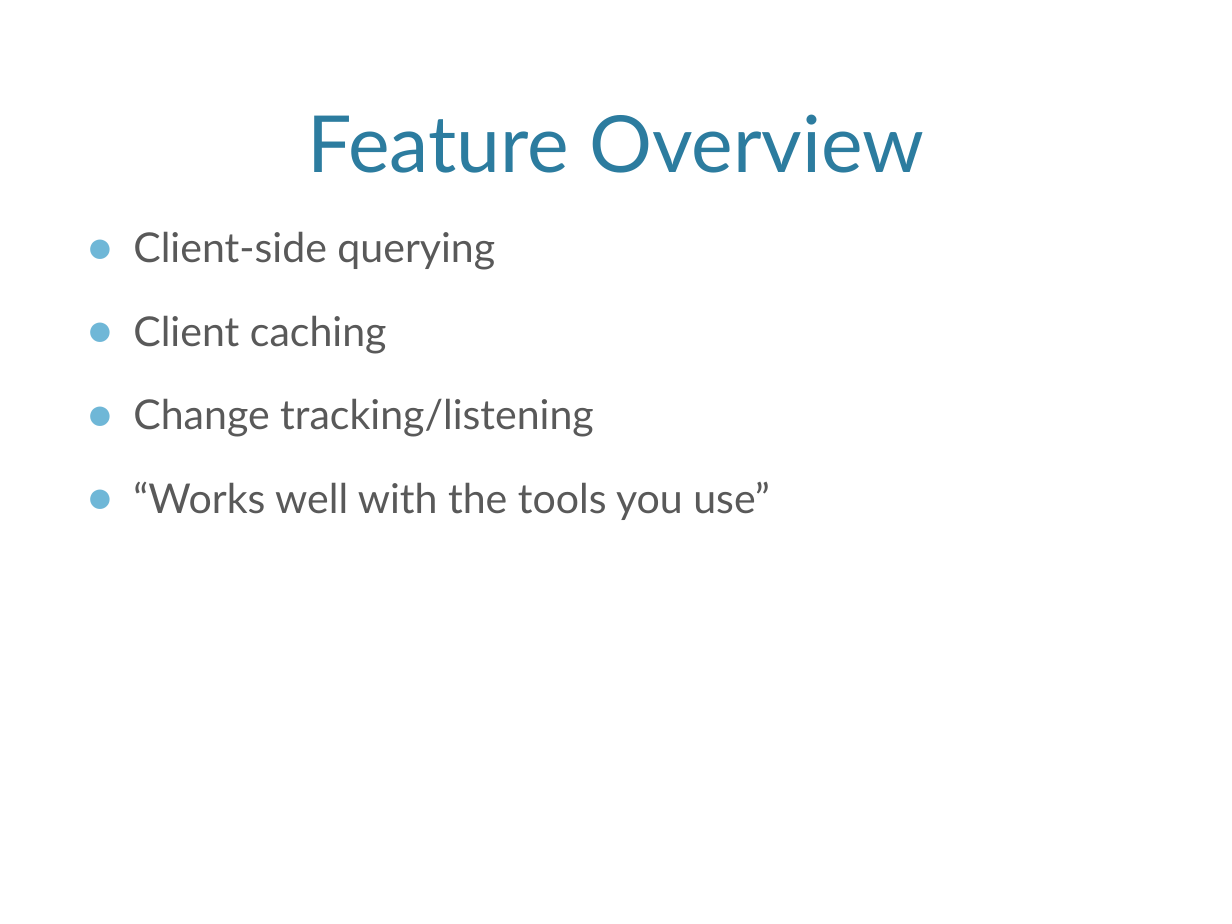
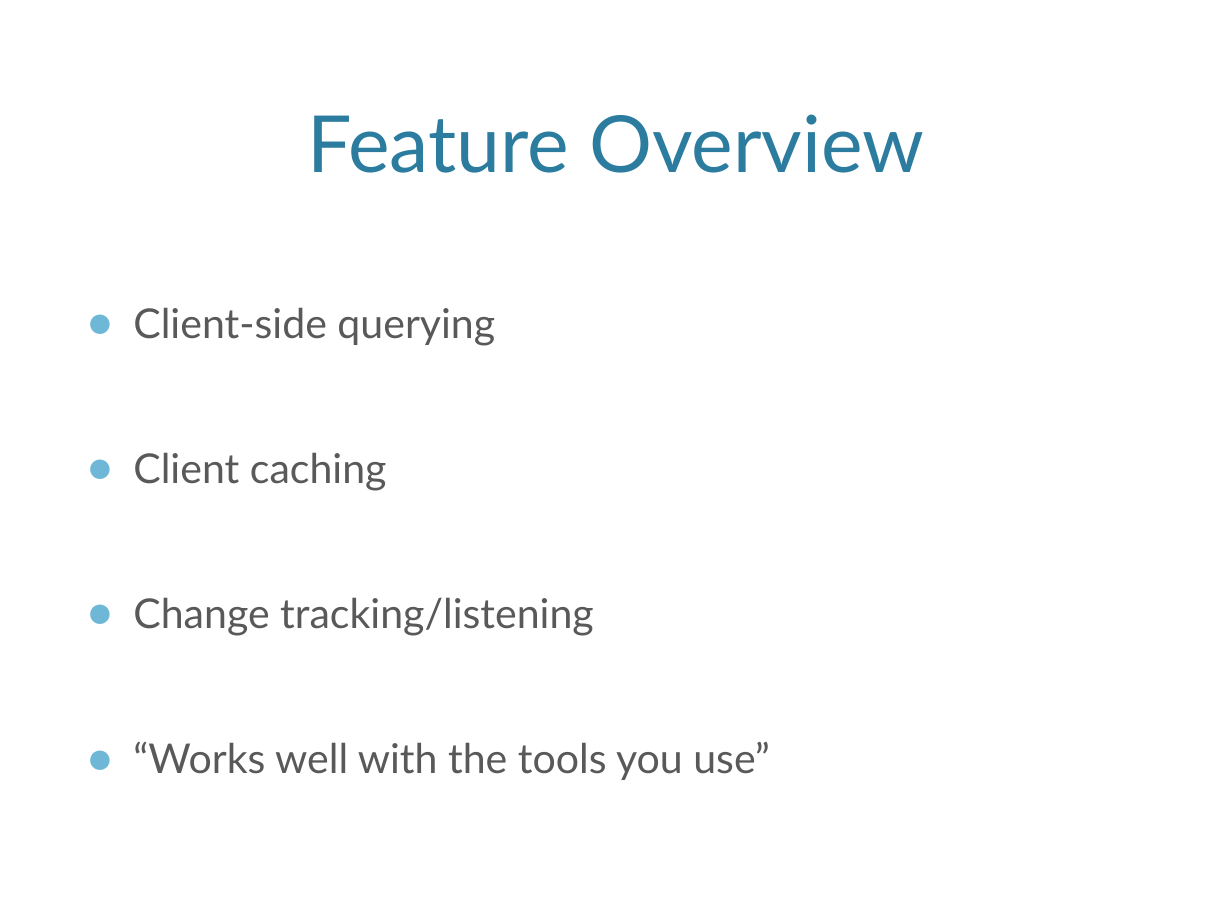
Before and after one commit to dportzline83/breeze-mongo-demo, a slide deck: slide 2 of Slides.pptx. Drawn at 1232x924 pixels with LibreOffice and Linux fonts; fonts in the diff are those of the drawing; background and template pictures are left out. Boxes give left, top, right and bottom in pixels: in the first picture for what was removed or moved away, otherwise in the second. Text is boxed around its words. In the diff, an @@ line names an element or a change of style, - is before the commit and + after.

Commit message:
Make sure deletion works. Changes to slides.

```diff
--- a/Slides.pptx
+++ b/Slides.pptx
@@ text "Client-side querying": place and size @@
-text "Client-side querying" at [133, 231, 770, 520]
+text "Client-side querying" at [133, 307, 770, 780]
@@ text "Client-side querying" at [133, 307, 770, 780]: more space between paragraphs @@
```
Also in this commit, not shown: 1 other slide changed, 3 slides added, 3 other files.
